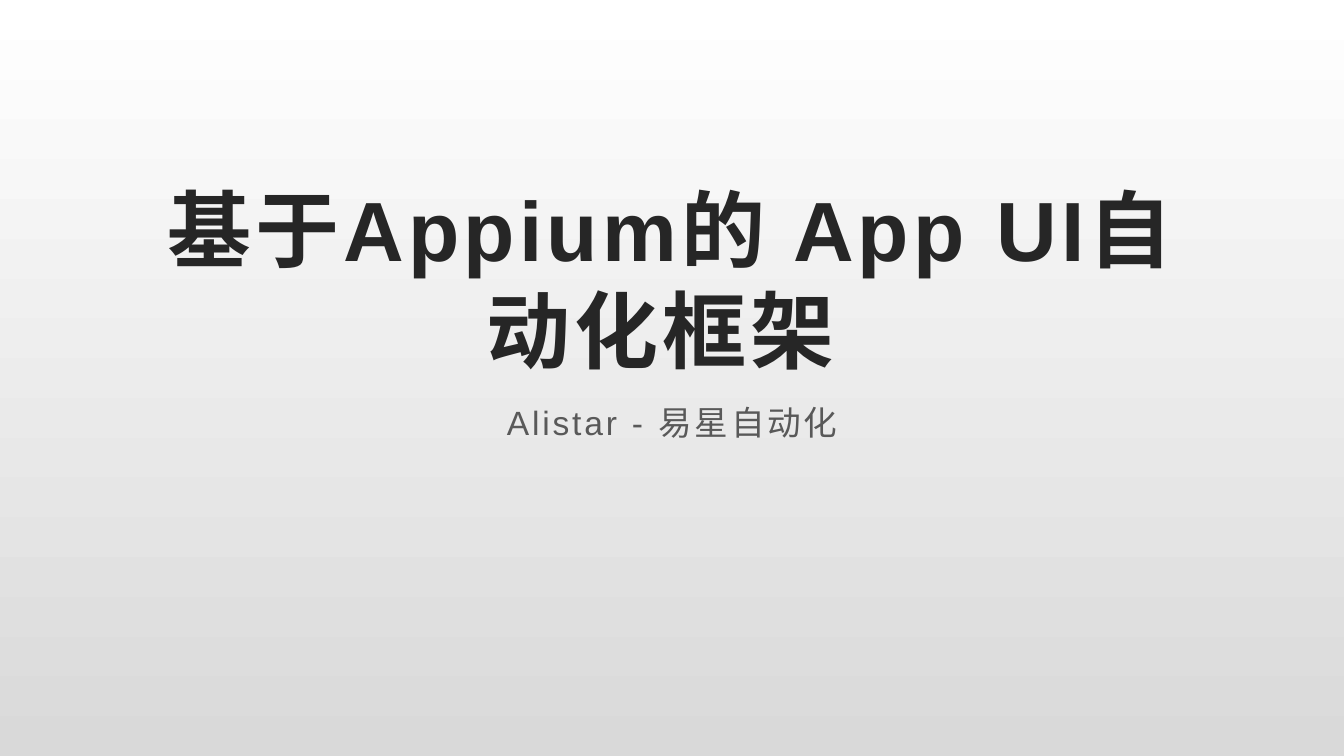
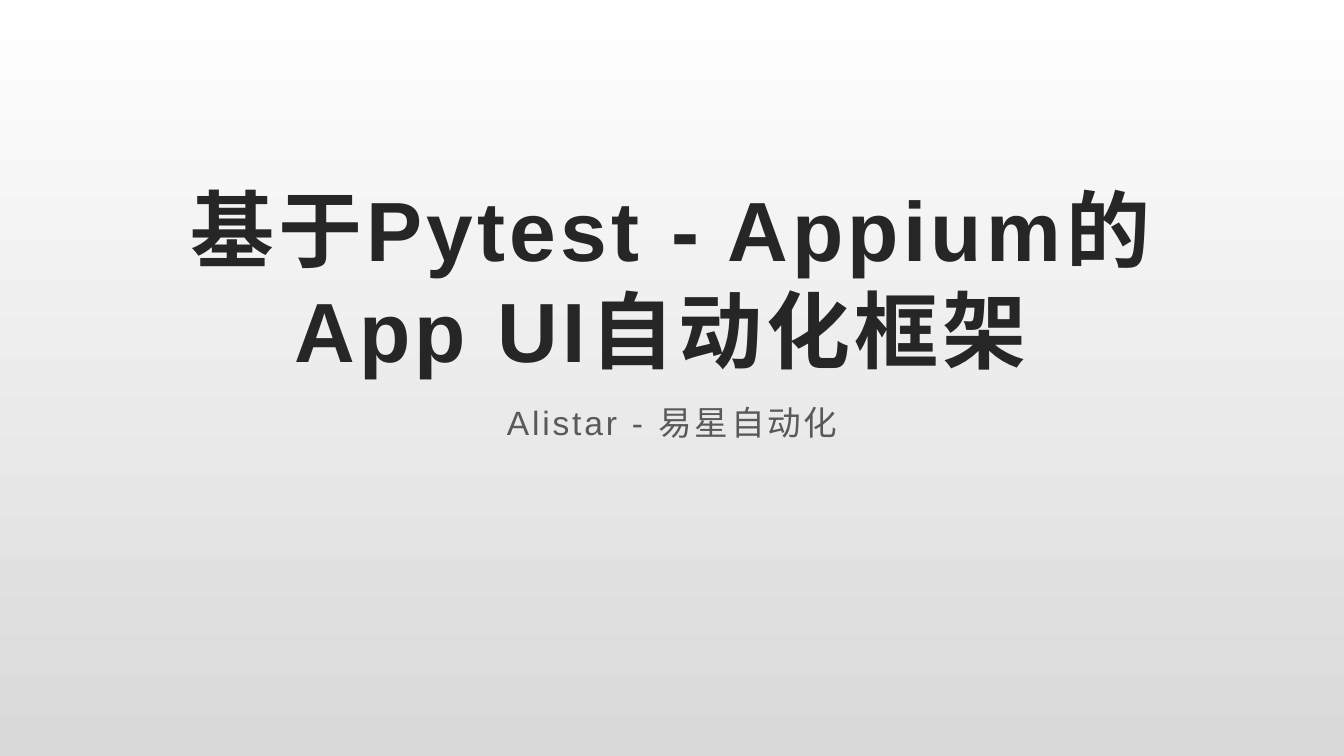
Before and after one commit to julystone/alistar_github_version, a slide deck: slide 1 of doc/基于Appium的 App UI自动化框架.pptx. Drawn at 1344x756 pixels with LibreOffice and Linux fonts; fonts in the diff are those of the drawing. Boxes give left, top, right and bottom in pixels: in the first picture for what was removed or moved away, otherwise in the second. Text is boxed around its words. In the diff, an @@ line names an element or a change of style, - is before the commit and + after.

```diff
--- a/doc/基于Appium的 App UI自动化框架.pptx
+++ b/doc/基于Appium的 App UI自动化框架.pptx
@@ title at bbox=[190, 189, 1151, 377]: text changed @@
-基于Appium的 App UI自动化框架
+基于Pytest - Appium的 App UI自动化框架
```
Also in this commit, not shown: 5 other slides changed, 9 slides added, 3 slides removed, 12 other files.
